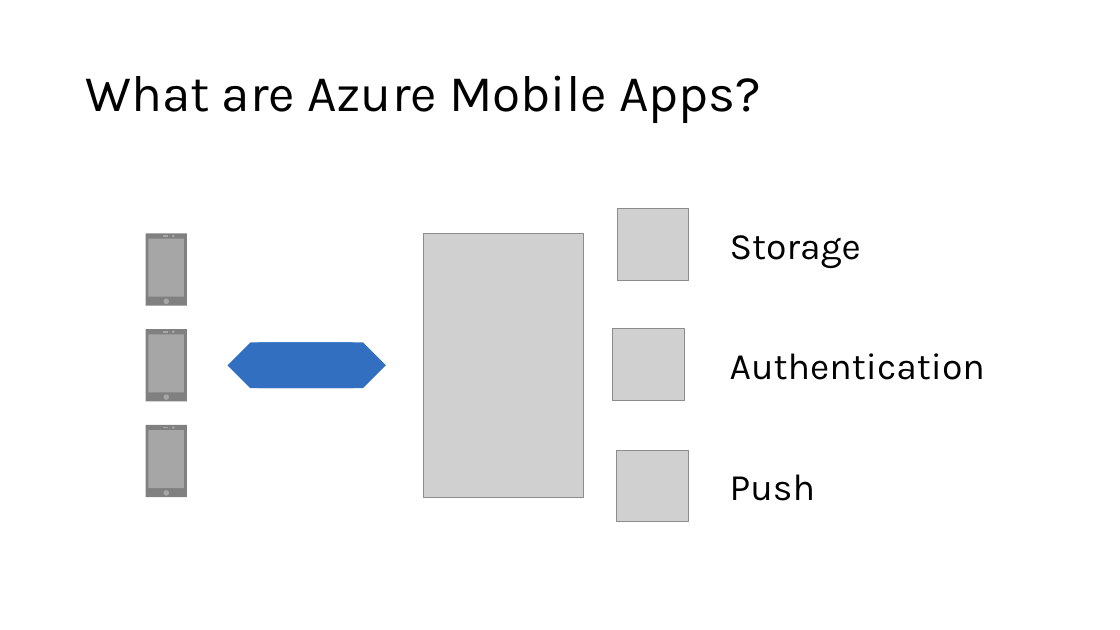
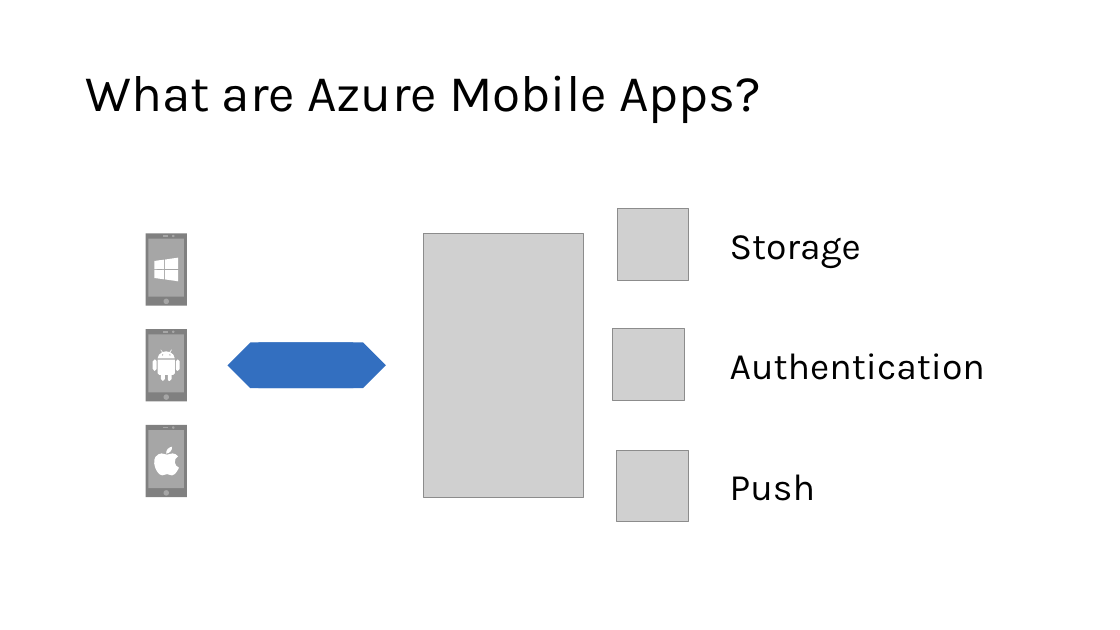
Before and after one commit to microsoft/AcademicContent, a slide deck: slide 6 of Complimentary Course Content/Module3/Lessons/Module3_Lesson12 Mobile Apps with Microsoft Azure App Service.pptx. Drawn at 1120x630 pixels with LibreOffice and Linux fonts; fonts in the diff are those of the drawing; grey boxes stand for pictures. Boxes give left, top, right and bottom in pixels: in the first picture for what was removed or moved away, otherwise in the second. Text is boxed around its words. In the diff, an @@ line names an element or a change of style, - is before the commit and + after.

```diff
--- a/Complimentary Course Content/Module3/Lessons/Module3_Lesson12 Mobile Apps with Microsoft Azure App Service.pptx
+++ b/Complimentary Course Content/Module3/Lessons/Module3_Lesson12 Mobile Apps with Microsoft Azure App Service.pptx
@@ group added at box(153, 258, 180, 476): 9 freeform shapes @@
```
Also in this commit, not shown: 2 other slides changed, 2 other files.
